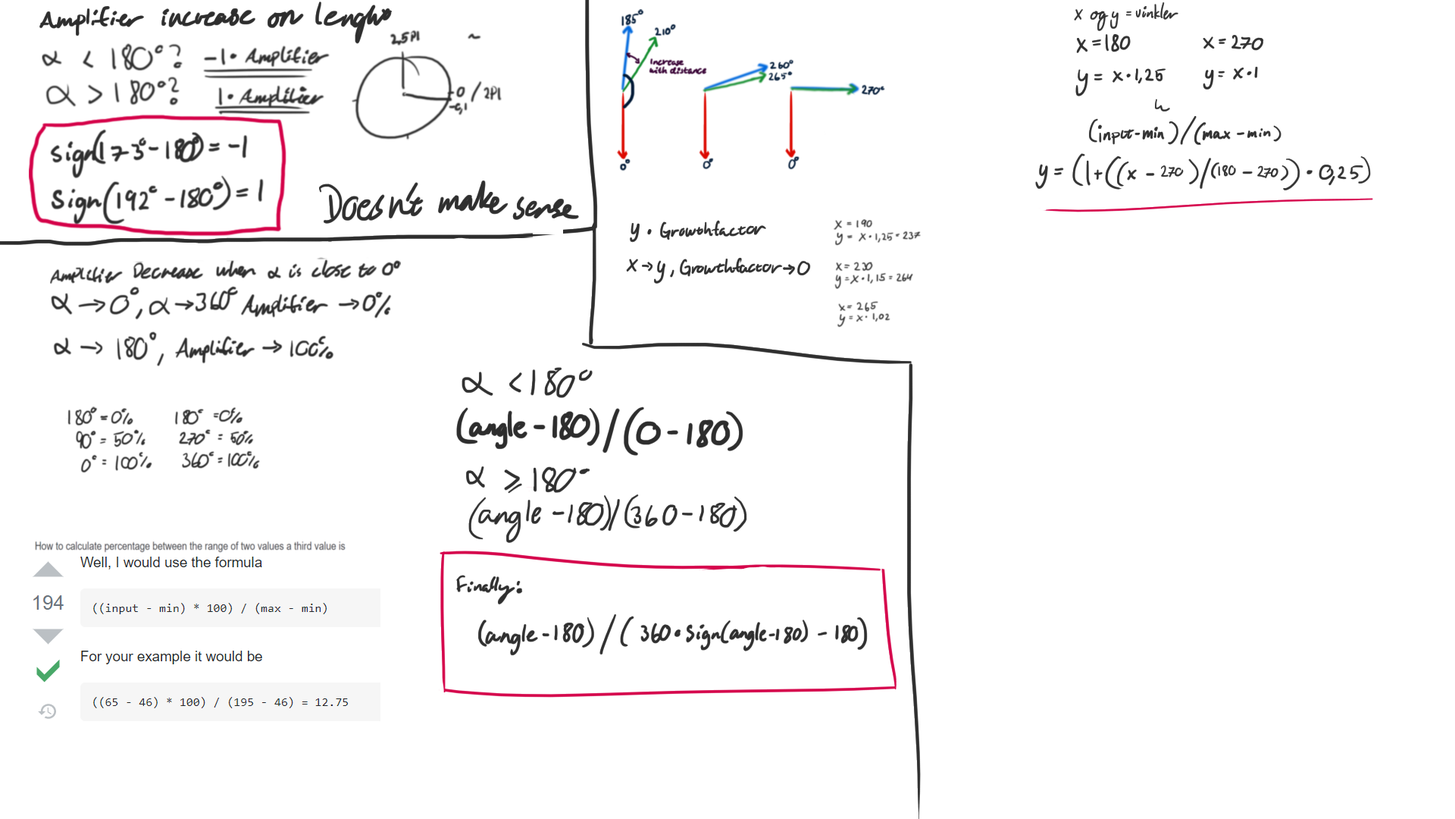
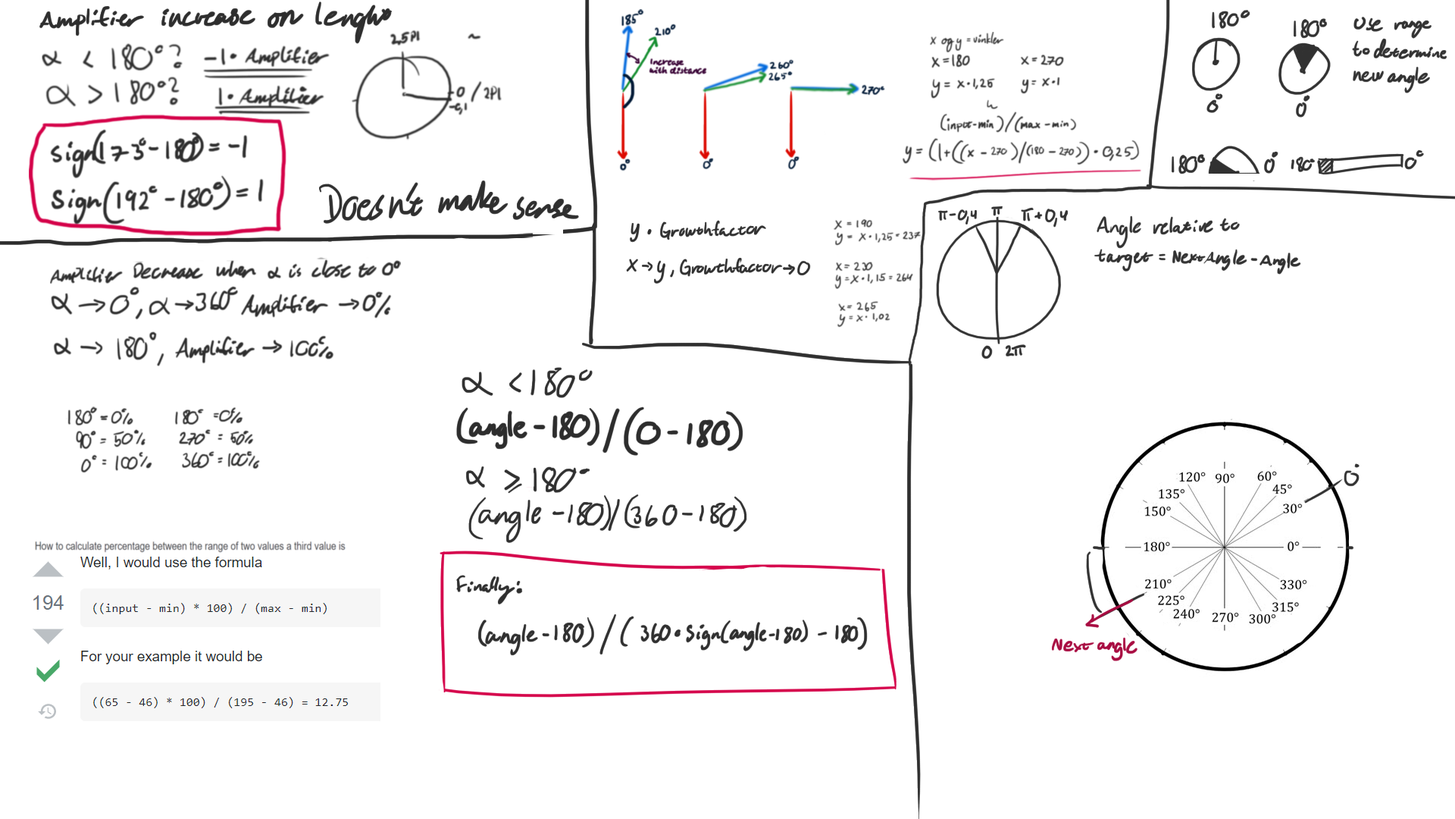
Layers edited between the first and the second (1455, 819) image:
painted on "Paint Layer 1" over [902, 0, 1455, 677]
